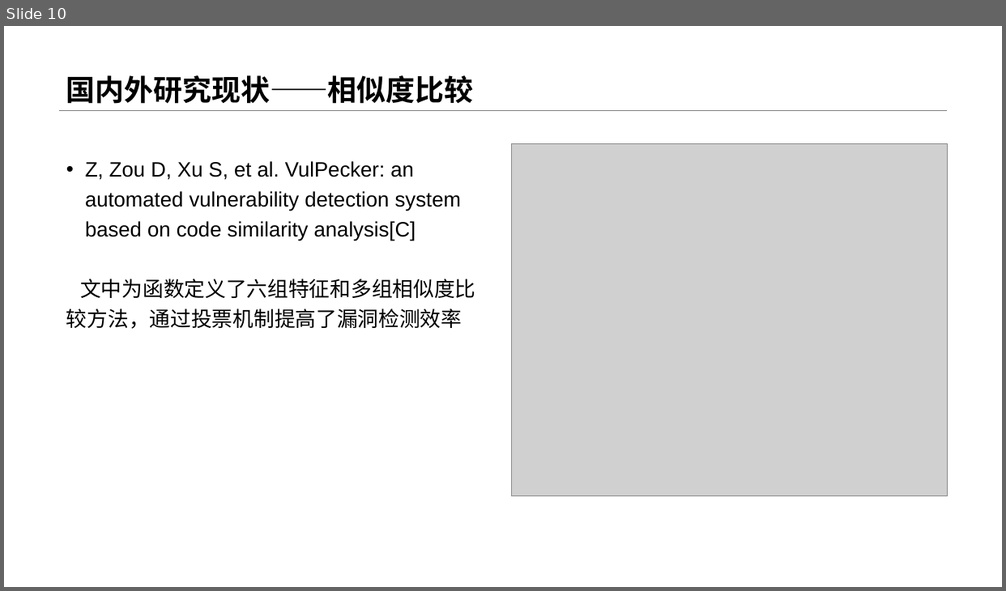
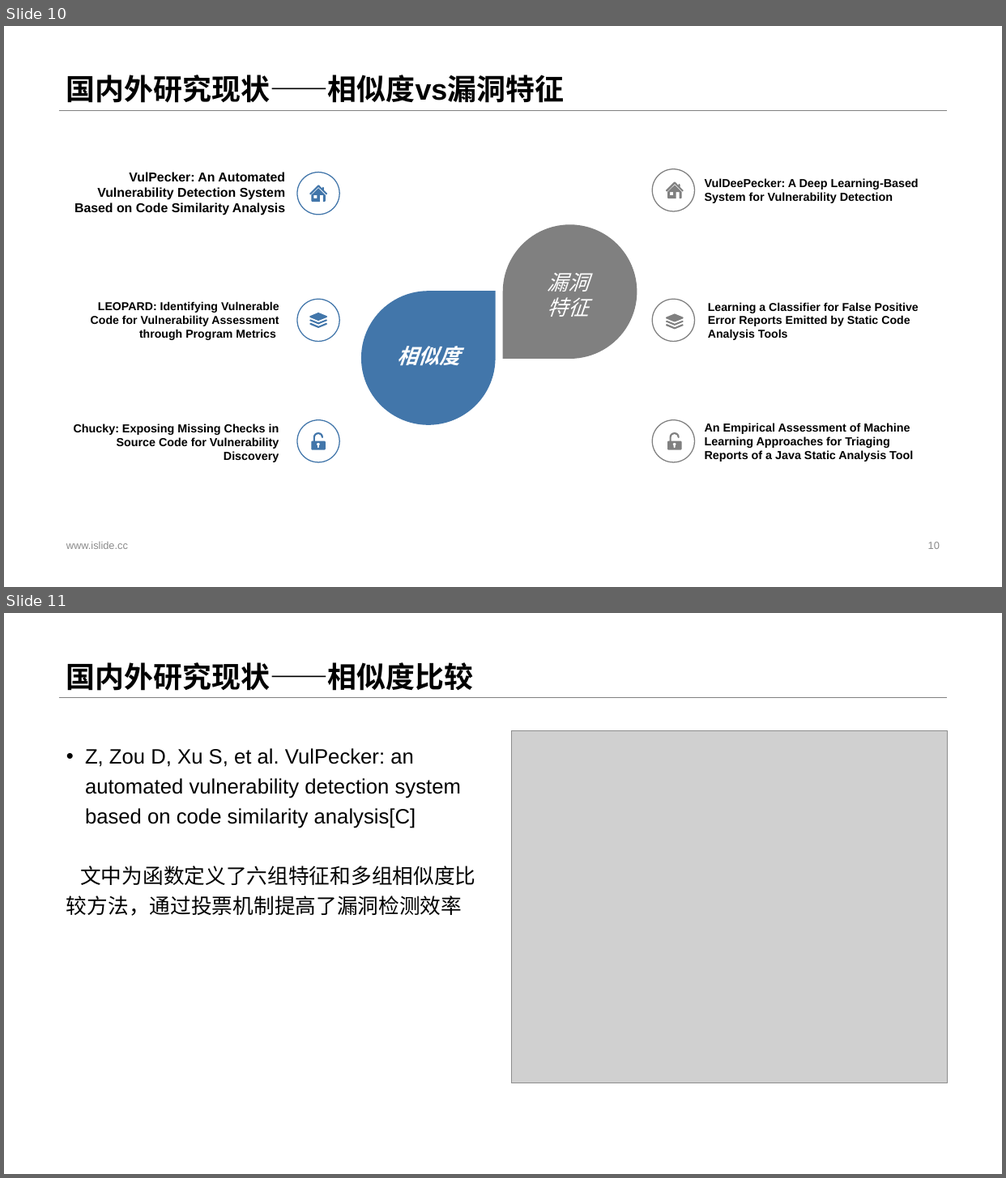
Before and after one commit to Anemone95/MLDetectVuln, a slide deck: 开题/基于深度学习的漏洞扫描系统.pptx. Shown one above the other, each under a label of ours: slide 10 before the commit, slides 10 and 11 after it. The pictures are 1006x591 and 1006x1178 pixels, drawn with LibreOffice and Linux fonts; fonts in the diff are those of the drawing; grey boxes stand for pictures. Boxes give left, top, right and bottom in pixels: in the first picture for what was removed or moved away, otherwise in the second. Text is boxed around its words. In the diff, an @@ line names an element or a change of style, - is before the commit and + after.

```diff
--- a/开题/基于深度学习的漏洞扫描系统.pptx
+++ b/开题/基于深度学习的漏洞扫描系统.pptx
@@ slide 10 added at bbox=[4, 26, 1002, 587], background #FFFFFF; not listed: 1 template element that a slide beside it also shows @@
@@ title added at bbox=[66, 75, 564, 103], 28 pt, text #000000, bold @@
+国内外研究现状——相似度vs漏洞特征
@@ group added at bbox=[74, 169, 918, 463]: 8 texts, 6 ellipses, 6 freeform shapes, 2 teardrops @@
+漏洞
+特征
+相似度
+LEOPARD: Identifying Vulnerable Code for Vulnerability Assessment through Program Metrics
+Chucky: Exposing Missing Checks in Source Code for Vulnerability Discovery
+VulPecker: An Automated Vulnerability Detection System Based on Code Similarity Analysis
+Learning a Classifier for False Positive Error Reports Emitted by Static Code Analysis Tools
+An Empirical Assessment of Machine Learning Approaches for Triaging Reports of a Java Static Analysis Tool
+VulDeePecker: A Deep Learning-Based System for Vulnerability Detection
@@ text added at bbox=[66, 542, 128, 549], 10 pt, text #8C8C8C @@
+www.islide.cc
@@ page number added at bbox=[928, 542, 940, 549], 10 pt, text #8C8C8C @@
+10
@@ what was slide 10 is now slide 11 @@
```
Also in this commit, not shown: 7 slides changed, 1 other slide added, 1 slide removed, 12 other files.
